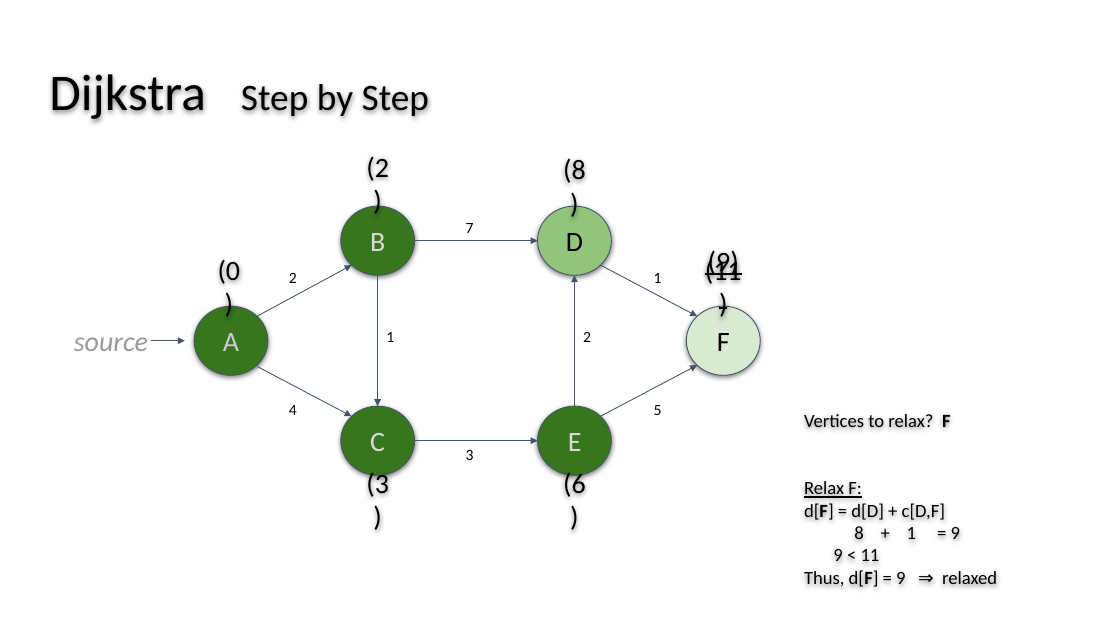
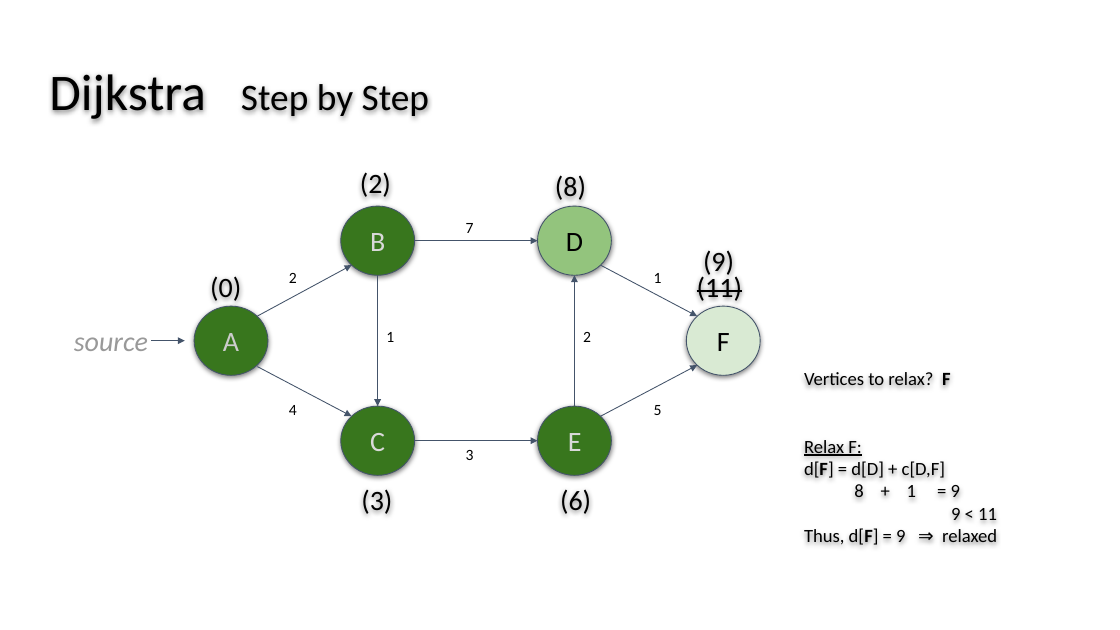
Before and after one commit to wslatts/Dijkstra_AStar_Presentation, a slide deck: slide 13 of Slides_Part2_AlgorithmAnalysis.pptx. Drawn at 1120x630 pixels with LibreOffice and Linux fonts; fonts in the diff are those of the drawing. Boxes give left, top, right and bottom in pixels: in the first picture for what was removed or moved away, otherwise in the second. Text is boxed around its words. In the diff, an @@ line names an element or a change of style, - is before the commit and + after.

```diff
--- a/Slides_Part2_AlgorithmAnalysis.pptx
+++ b/Slides_Part2_AlgorithmAnalysis.pptx
@@ text "(2)" rewrapped from (366,157,389,181) to (360,173,391,197) @@
@@ text "(8)" rewrapped from (563,159,586,183) to (555,176,586,200) @@
@@ text "(9)" rewrapped from (708,247,739,277) to (703,251,734,275) @@
@@ text "(0)" rewrapped from (218,260,241,284) to (210,277,241,301) @@
@@ text "(11)" rewrapped from (705,257,742,287) to (697,273,742,301) @@
@@ text "Vertices to relax? F": place and size @@
-text "Vertices to relax? F" at (804,414,997,587)
+text "Vertices to relax? F" at (804,372,997,545)
@@ text "(3)" rewrapped from (366,470,389,500) to (361,490,392,514) @@
@@ text "(6)" rewrapped from (563,470,586,500) to (560,490,591,514) @@
```
Also in this commit, not shown: 14 other slides changed.
